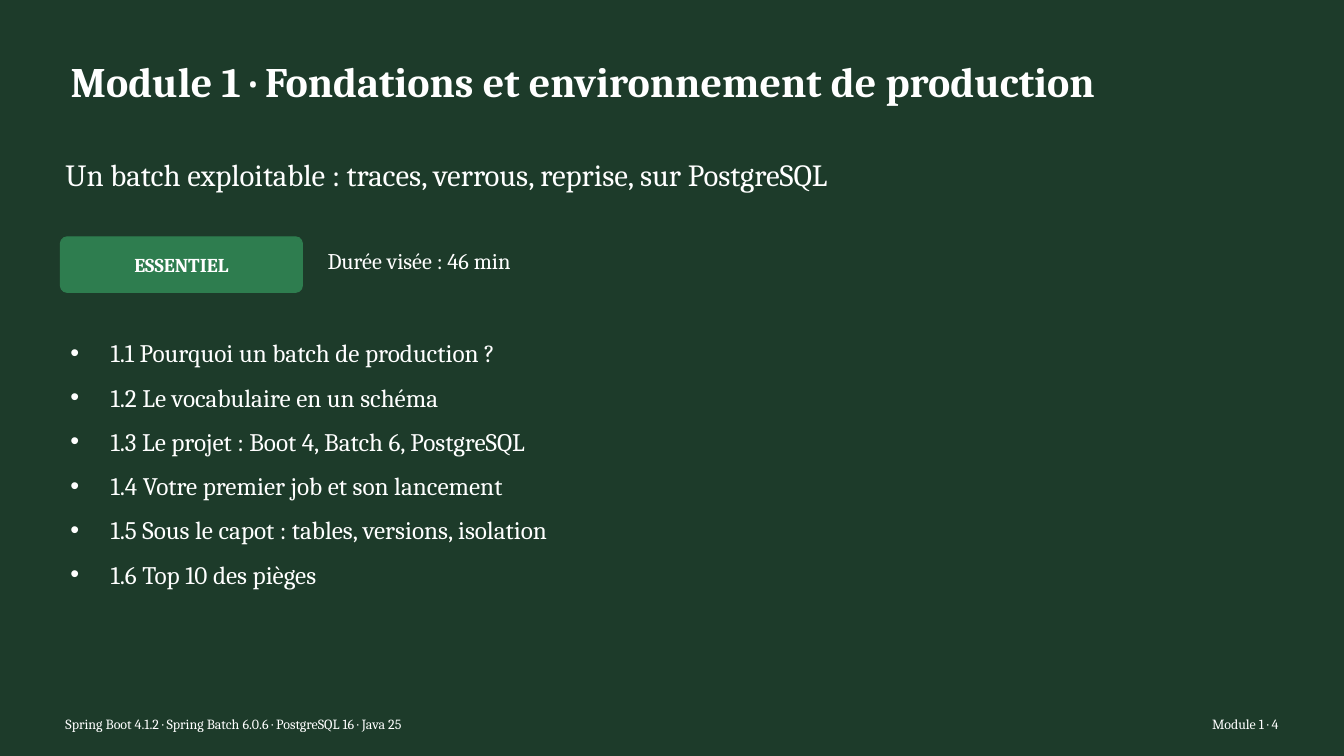
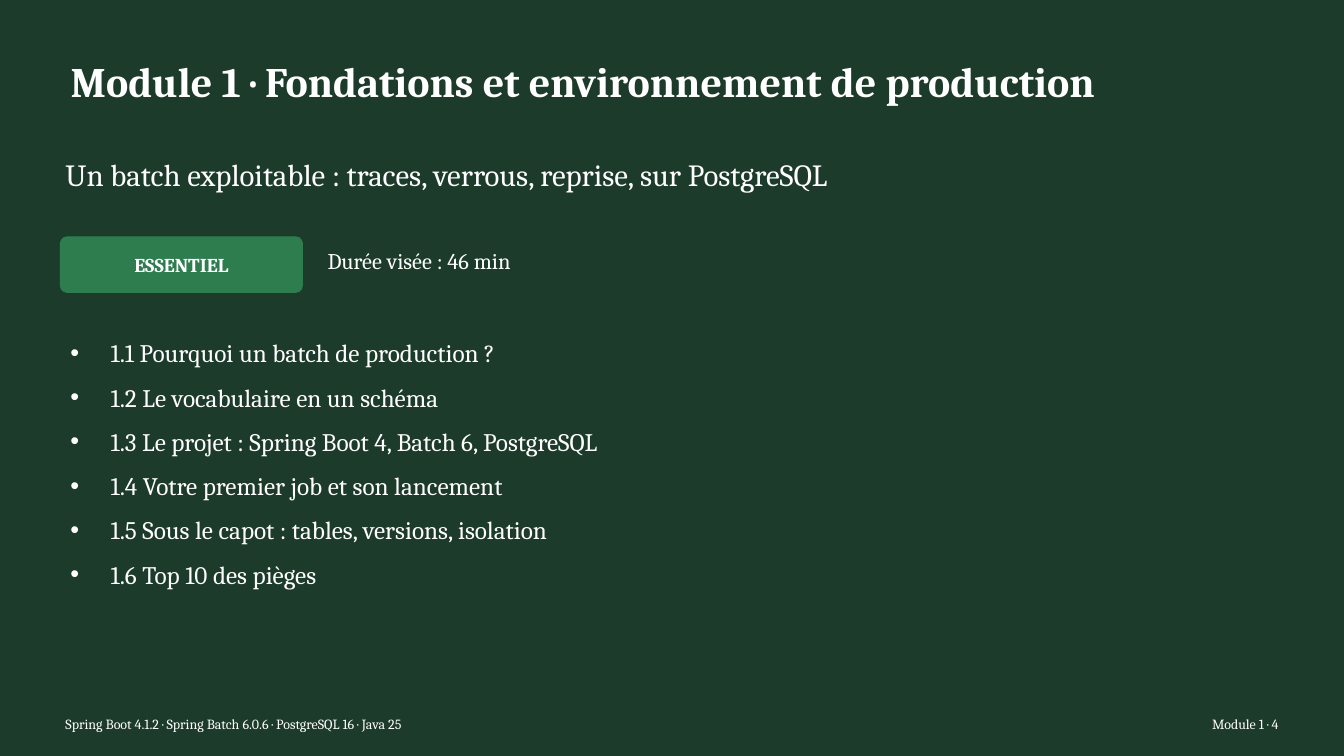
Before and after one commit to NaoufalHightech/tp-spring-batch, a slide deck: slide 1 of pptx/build/Spring_Batch_Module_1.pptx. Drawn at 1344x756 pixels with LibreOffice and Linux fonts; fonts in the diff are those of the drawing. Boxes give left, top, right and bottom in pixels: in the first picture for what was removed or moved away, otherwise in the second. Text is boxed around its words. In the diff, an @@ line names an element or a change of style, - is before the commit and + after.

```diff
--- a/pptx/build/Spring_Batch_Module_1.pptx
+++ b/pptx/build/Spring_Batch_Module_1.pptx
@@ text at (111,433,597,457): text changed @@
-• 1.3 Le projet : Boot 4, Batch 6, PostgreSQL
+• 1.3 Le projet : Spring Boot 4, Batch 6, PostgreSQL
```
Also in this commit, not shown: 3 other slides changed, 9 other files.
